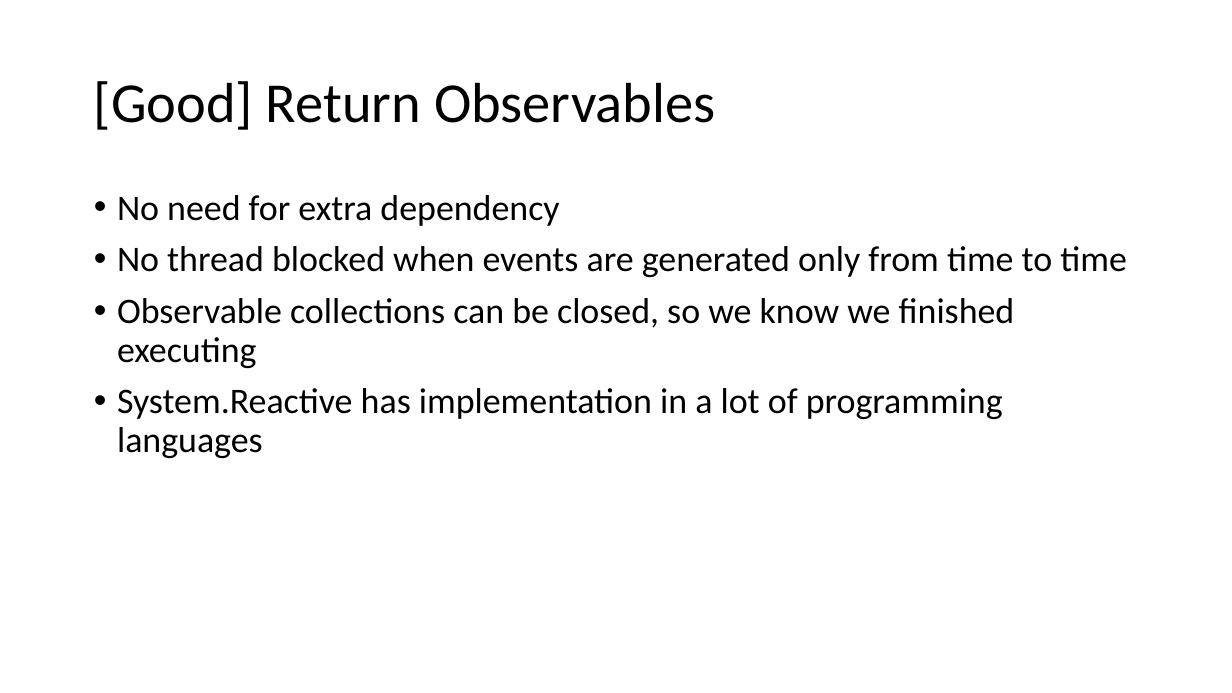
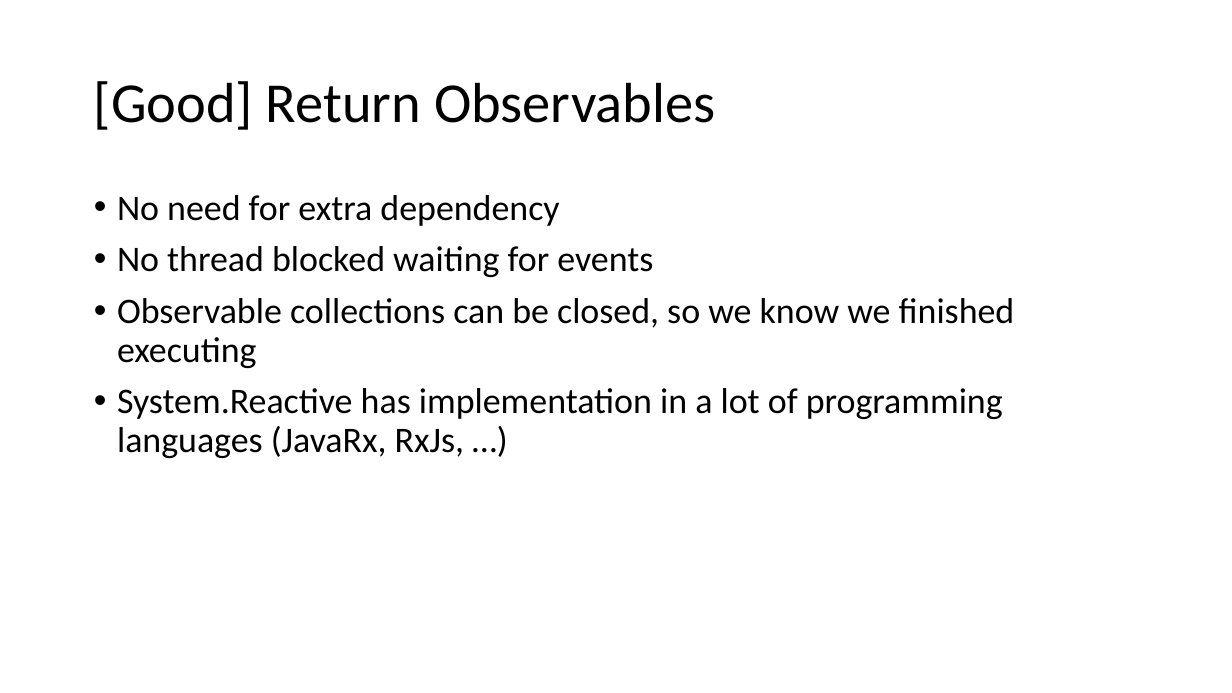
Before and after one commit to MihaiTheCoder/EventMadness, a slide deck: slide 29 of Reactive programming.pptx (slide 23 before the commit). Drawn at 1232x693 pixels with LibreOffice and Linux fonts; fonts in the diff are those of the drawing. Boxes give left, top, right and bottom in pixels: in the first picture for what was removed or moved away, otherwise in the second. Text is boxed around its words. In the diff, an @@ line names an element or a change of style, - is before the commit and + after.

```diff
--- a/Reactive programming.pptx
+++ b/Reactive programming.pptx
@@ text at bbox=[117, 246, 653, 277]: text changed @@
-• No thread blocked when events are generated only from time to time
+• No thread blocked waiting for events
@@ text at bbox=[117, 388, 1003, 458]: text changed @@
-• System.Reactive has implementation in a lot of programming languages
+• System.Reactive has implementation in a lot of programming languages (JavaRx, RxJs, …)
```
Also in this commit, not shown: 13 other slides changed, 9 slides added, 2 slides removed.
